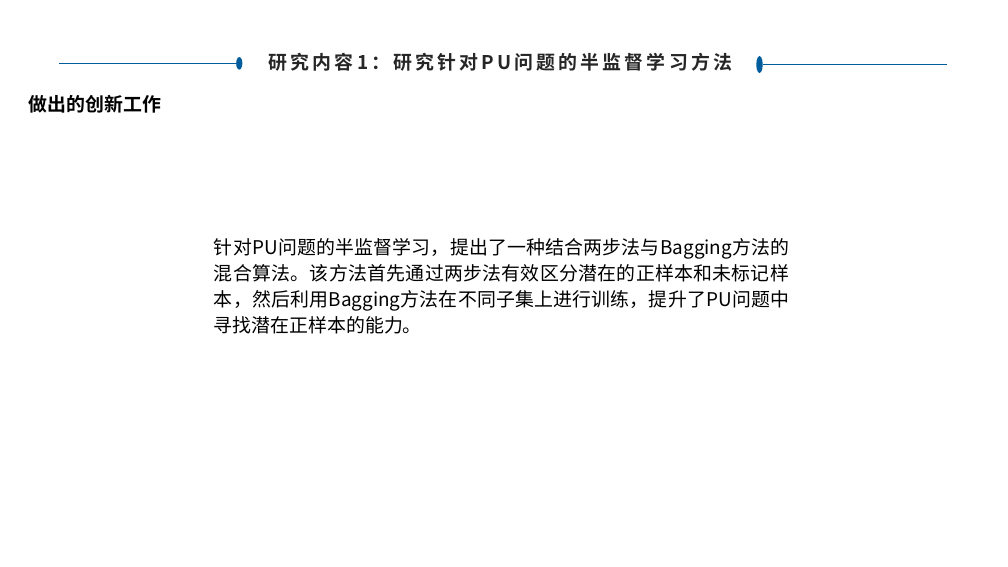
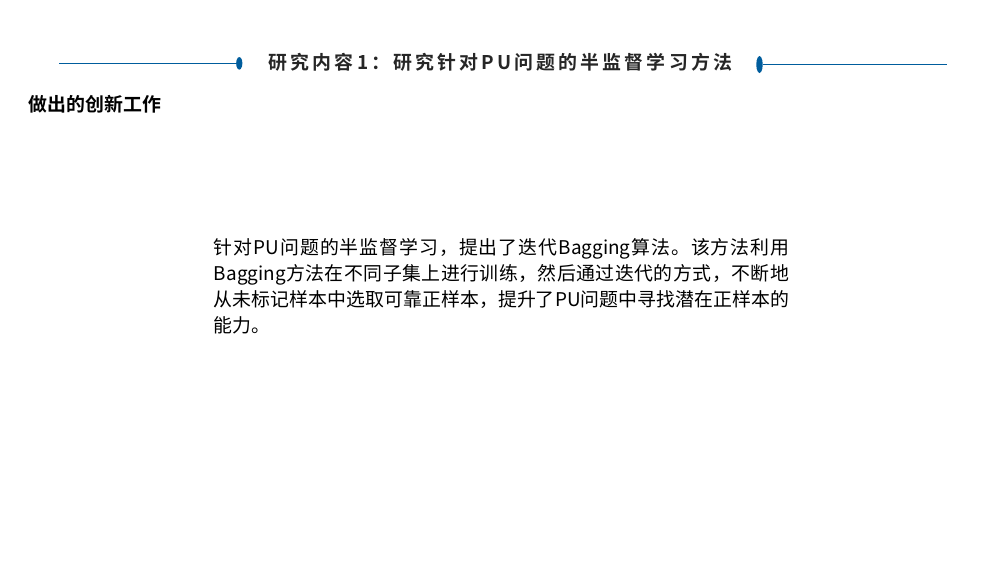
Before and after one commit to lvjiuluan/idea-projects, a slide deck: slide 17 of Git桌面-不放大文件/中期准备/中期报告和ppt/我的中期/吕九峦-中期PPT - v1.3.pptx. Drawn at 1008x567 pixels with LibreOffice and Linux fonts; fonts in the diff are those of the drawing; background and template pictures are left out. Boxes give left, top, right and bottom in pixels: in the first picture for what was removed or moved away, otherwise in the second. Text is boxed around its words. In the diff, an @@ line names an element or a change of style, - is before the commit and + after.

```diff
--- a/Git桌面-不放大文件/中期准备/中期报告和ppt/我的中期/吕九峦-中期PPT - v1.3.pptx
+++ b/Git桌面-不放大文件/中期准备/中期报告和ppt/我的中期/吕九峦-中期PPT - v1.3.pptx
@@ text at [214,238,789,334]: text changed @@
-针对PU问题的半监督学习，提出了一种结合两步法与Bagging方法的混合算法。该方法首先通过两步法有效区分潜在的正样本和未标记样本，然后利用Bagging方法在不同子集上进行训练，提升了PU问题中寻找潜在正样本的能力。
+针对PU问题的半监督学习，提出了迭代Bagging算法。该方法利用Bagging方法在不同子集上进行训练，然后通过迭代的方式，不断地从未标记样本中选取可靠正样本，提升了PU问题中寻找潜在正样本的能力。
```
Also in this commit, not shown: 3 other slides changed.
